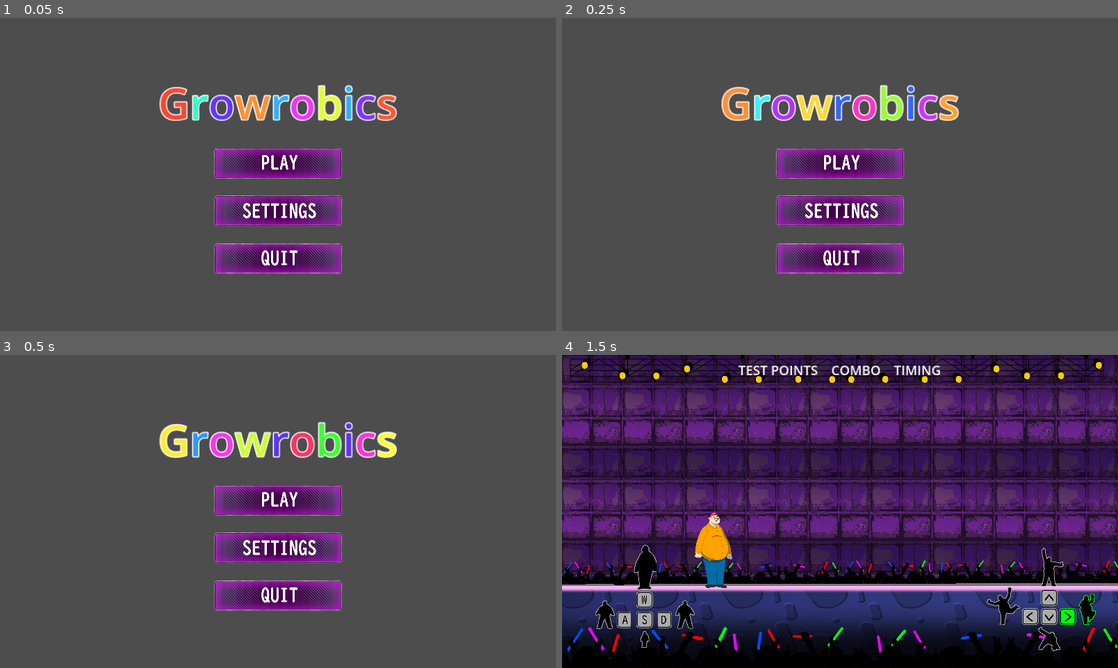
Above: before the commit, frames 1-4 (two rows, left to right).
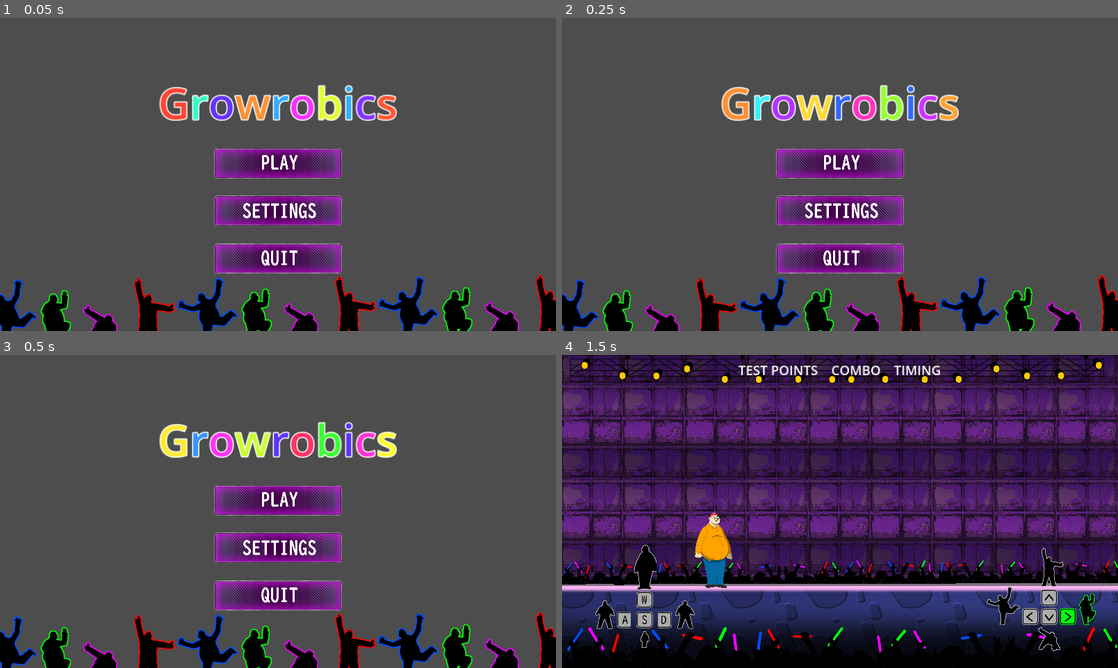
Above: after the commit, the same moments.

Repository: onegm/Scale-Game-Show
Game: Godot game, scene res://UI/main_menu/menu_screen.tscn
Two runs of this game, one before a commit and one after it. Both use one fixed random seed, a clock stepped at 60 frames per second and the inputs below.
Inputs (mouse positions are in pixels of both pictures, inside the frame that each line leads up to):
- Up to frame 1 (0.05 s): no input
- Up to frame 2 (0.25 s): no input
- Up to frame 3 (0.5 s): no input
- Up to frame 4 (1.5 s): click (840, 498) at 0.5 s; tap Enter at 1.25 s; hold Right (pose_right) from 1.28 s (still down); tap A (look_left) at 1.35 s

The runs differ from the first frame. In frame 1, 6.1% of the frame differs, in the area x 0-100%, y 82-100%; in frame 2, 6.1%; in frame 3, 6.1%; in frame 4, nothing differs.

Commit message:
Improving title screen

Diff:
--- a/UI/main_menu/menu_screen.tscn
+++ b/UI/main_menu/menu_screen.tscn
@@ -1,10 +1,11 @@
-[gd_scene load_steps=6 format=3 uid="uid://cc838hd7f3grk"]
+[gd_scene load_steps=7 format=3 uid="uid://cc838hd7f3grk"]
 
 [ext_resource type="Script" path="res://UI/main_menu/menu_screen.gd" id="1_3k7ia"]
 [ext_resource type="Texture2D" uid="uid://deek3my7ebqq6" path="res://UI/Elements/Play Button HUD element.png" id="2_fxysb"]
 [ext_resource type="PackedScene" uid="uid://76mxnx5v1b1o" path="res://UI/settings_menu/settings_menu.tscn" id="2_ml36l"]
 [ext_resource type="Texture2D" uid="uid://bqlriiilq6r1o" path="res://UI/Elements/Settings Button HUD element.png" id="3_twsxa"]
 [ext_resource type="Texture2D" uid="uid://c38xwex44fx2f" path="res://UI/Elements/Quit Button HUD element.png" id="4_uy6kd"]
+[ext_resource type="Texture2D" uid="uid://bv5isetlscwdn" path="res://UI/Elements/Arrow Keys HUD ELement - All Colours.png" id="6_03f41"]
 
 [node name="MenuScreen" type="Control"]
 layout_mode = 3
@@ -69,6 +70,90 @@
 offset_top = 720.0
 offset_bottom = 720.0
 
+[node name="ArrowKeysHudELement-AllColours" type="Sprite2D" parent="."]
+position = Vector2(134.5, 690)
+scale = Vector2(1, 0.983)
+texture = ExtResource("6_03f41")
+region_enabled = true
+region_rect = Rect2(395.752, 244.387, 95.8678, 158.389)
+
+[node name="ArrowKeysHudELement-AllColours2" type="Sprite2D" parent="."]
+position = Vector2(345.5, 673)
+scale = Vector2(1, 0.983)
+texture = ExtResource("6_03f41")
+region_enabled = true
+region_rect = Rect2(214.67, 49.7273, 130.579, 186.777)
+
+[node name="ArrowKeysHudELement-AllColours3" type="Sprite2D" parent="."]
+position = Vector2(11.5, 683)
+scale = Vector2(1, 0.983)
+texture = ExtResource("6_03f41")
+region_enabled = true
+region_rect = Rect2(2.27315, 214.67, 153.719, 199.174)
+
+[node name="ArrowKeysHudELement-AllColours4" type="Sprite2D" parent="."]
+position = Vector2(240.5, 712)
+scale = Vector2(1, 0.983)
+texture = ExtResource("6_03f41")
+region_enabled = true
+region_rect = Rect2(211.555, 396.446, 134.863, 113.658)
+
+[node name="ArrowKeysHudELement-AllColours5" type="Sprite2D" parent="."]
+position = Vector2(597, 686.419)
+scale = Vector2(1, 0.983)
+texture = ExtResource("6_03f41")
+region_enabled = true
+region_rect = Rect2(395.752, 244.387, 95.8678, 158.389)
+
+[node name="ArrowKeysHudELement-AllColours6" type="Sprite2D" parent="."]
+position = Vector2(808, 669.419)
+scale = Vector2(1, 0.983)
+texture = ExtResource("6_03f41")
+region_enabled = true
+region_rect = Rect2(214.67, 49.7273, 130.579, 186.777)
+
+[node name="ArrowKeysHudELement-AllColours7" type="Sprite2D" parent="."]
+position = Vector2(474, 679.419)
+scale = Vector2(1, 0.983)
+texture = ExtResource("6_03f41")
+region_enabled = true
+region_rect = Rect2(2.27315, 214.67, 153.719, 199.174)
+
+[node name="ArrowKeysHudELement-AllColours8" type="Sprite2D" parent="."]
+position = Vector2(703, 708.419)
+scale = Vector2(1, 0.983)
+texture = ExtResource("6_03f41")
+region_enabled = true
+region_rect = Rect2(211.555, 396.446, 134.863, 113.658)
+
+[node name="ArrowKeysHudELement-AllColours9" type="Sprite2D" parent="."]
+position = Vector2(1059, 683.419)
+scale = Vector2(1, 0.983)
+texture = ExtResource("6_03f41")
+region_enabled = true
+region_rect = Rect2(395.752, 244.387, 95.8678, 158.389)
+
+[node name="ArrowKeysHudELement-AllColours10" type="Sprite2D" parent="."]
+position = Vector2(1270, 666.419)
+scale = Vector2(1, 0.983)
+texture = ExtResource("6_03f41")
+region_enabled = true
+region_rect = Rect2(214.67, 49.7273, 130.579, 186.777)
+
+[node name="ArrowKeysHudELement-AllColours11" type="Sprite2D" parent="."]
+position = Vector2(936, 676.419)
+scale = Vector2(1, 0.983)
+texture = ExtResource("6_03f41")
+region_enabled = true
+region_rect = Rect2(2.27315, 214.67, 153.719, 199.174)
+
+[node name="ArrowKeysHudELement-AllColours12" type="Sprite2D" parent="."]
+position = Vector2(1165, 705.419)
+scale = Vector2(1, 0.983)
+texture = ExtResource("6_03f41")
+region_enabled = true
+region_rect = Rect2(211.555, 396.446, 134.863, 113.658)
+
 [connection signal="pressed" from="MainMenu/VBoxContainer/StartBtn" to="." method="_on_start_btn_pressed"]
 [connection signal="pressed" from="MainMenu/VBoxContainer/SettingsBtn" to="." method="_on_settings_btn_pressed"]
 [connection signal="pressed" from="MainMenu/VBoxContainer/QuitBtn" to="." method="_on_quit_btn_pressed"]
--- a/UI/settings_menu/settings_menu.tscn
+++ b/UI/settings_menu/settings_menu.tscn
@@ -68,7 +68,7 @@
 size_flags_horizontal = 4
 focus_mode = 0
 theme_override_font_sizes/font_size = 40
-text = "Controls on the top"
+text = " Invert HUD"
 alignment = 1
 
 [node name="CloseBtn" type="Button" parent="CenterContainer/Panel/VBoxContainer"]
Binary file added: UI/Elements/Arrow Keys HUD ELement - All Colours.png
Not shown, added: UI/Elements/Arrow Keys HUD ELement - All Colours.png.import
